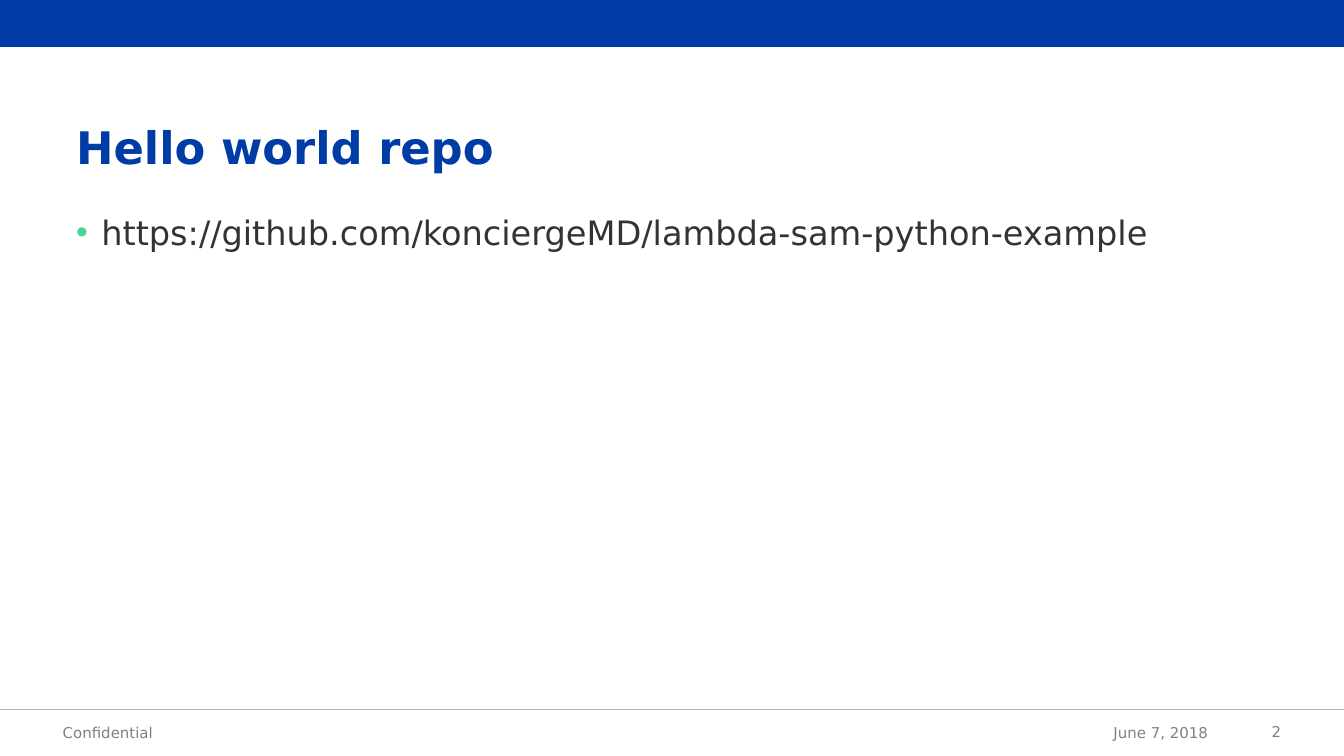
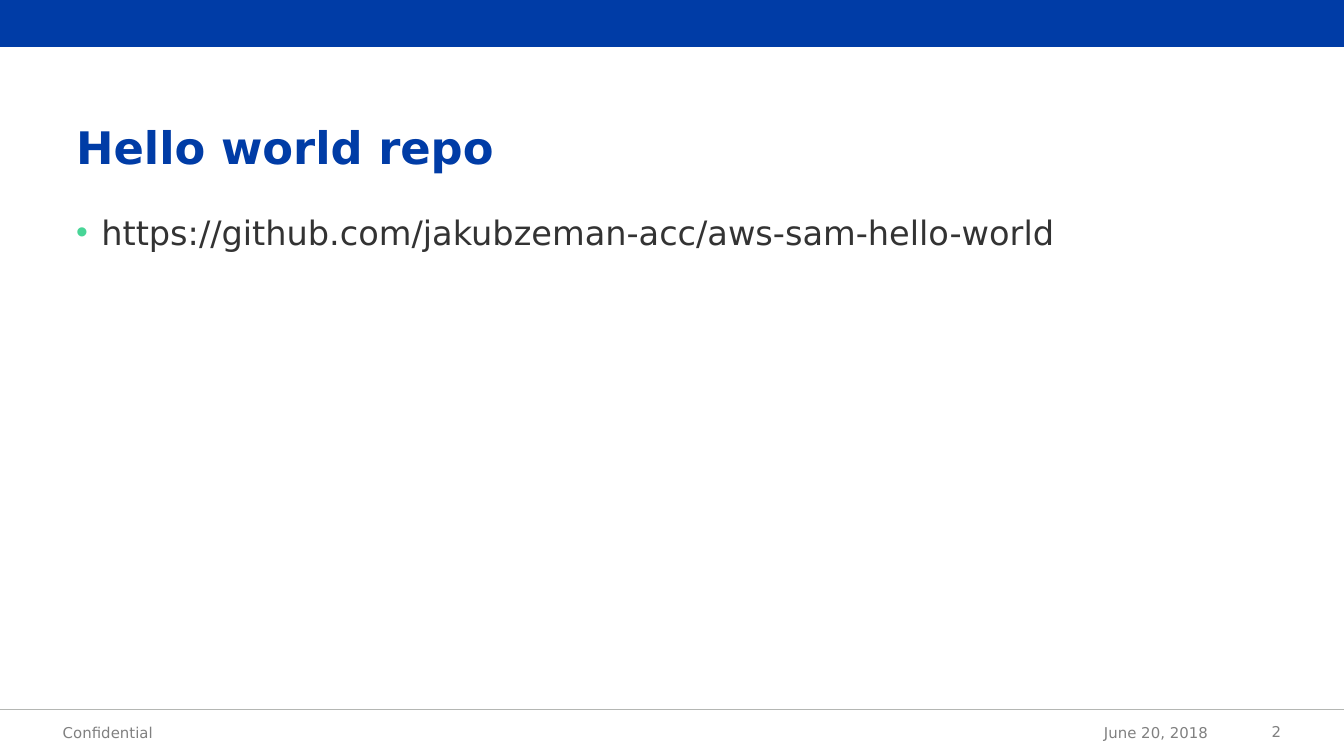
Before and after one commit to jakubzeman-acc/aws-sam-hello-world, a slide deck: slide 2 of demo.pptx. Drawn at 1344x756 pixels with LibreOffice and Linux fonts; fonts in the diff are those of the drawing; background and template pictures are left out. Boxes give left, top, right and bottom in pixels: in the first picture for what was removed or moved away, otherwise in the second. Text is boxed around its words. In the diff, an @@ line names an element or a change of style, - is before the commit and + after.

```diff
--- a/demo.pptx
+++ b/demo.pptx
@@ text at <box>101,219,1054,252</box>: text changed @@
-• https://github.com/konciergeMD/lambda-sam-python-example
+• https://github.com/jakubzeman-acc/aws-sam-hello-world
@@ text at <box>1104,727,1208,741</box>: text changed @@
-June 7, 2018
+June 20, 2018
```
Also in this commit, not shown: 4 other slides changed, 2 slides removed, 4 other files.
